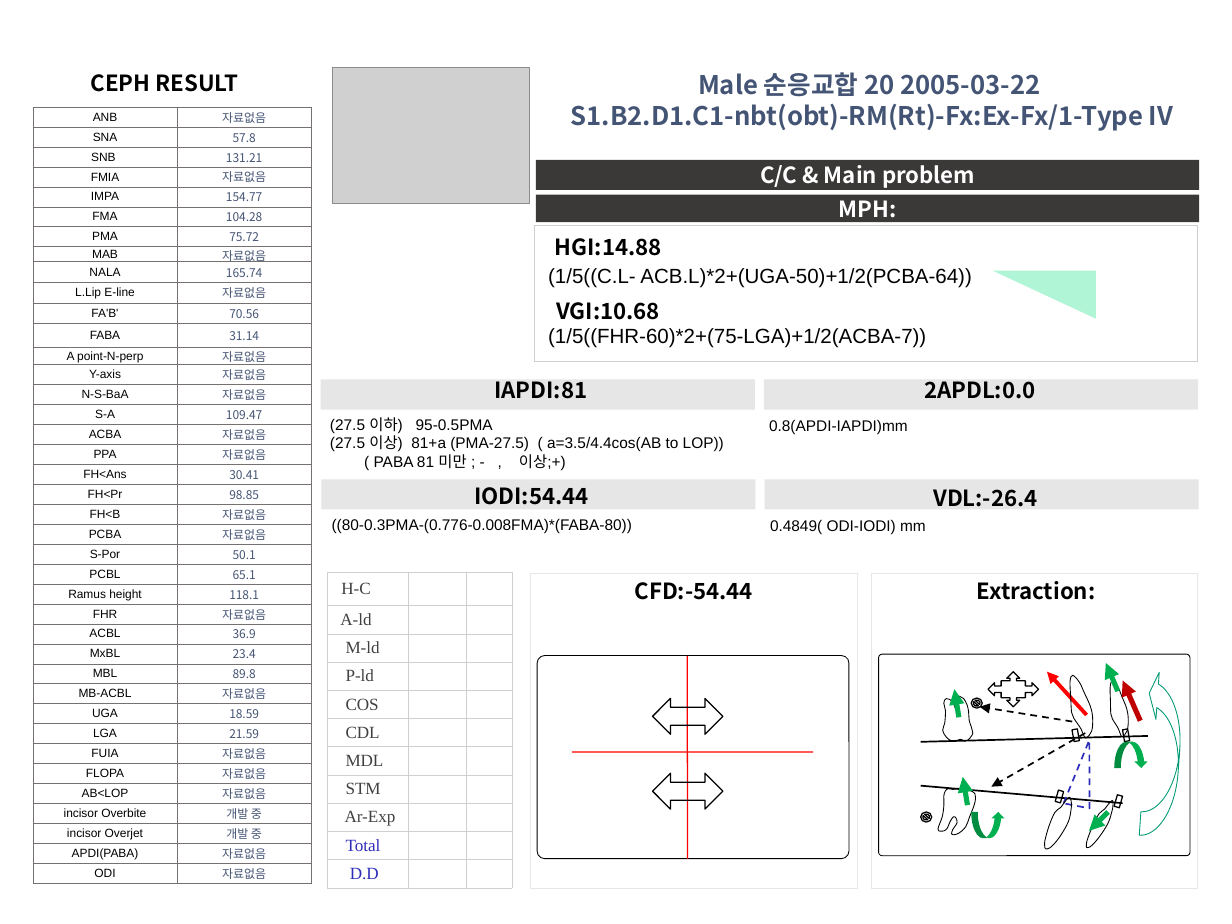
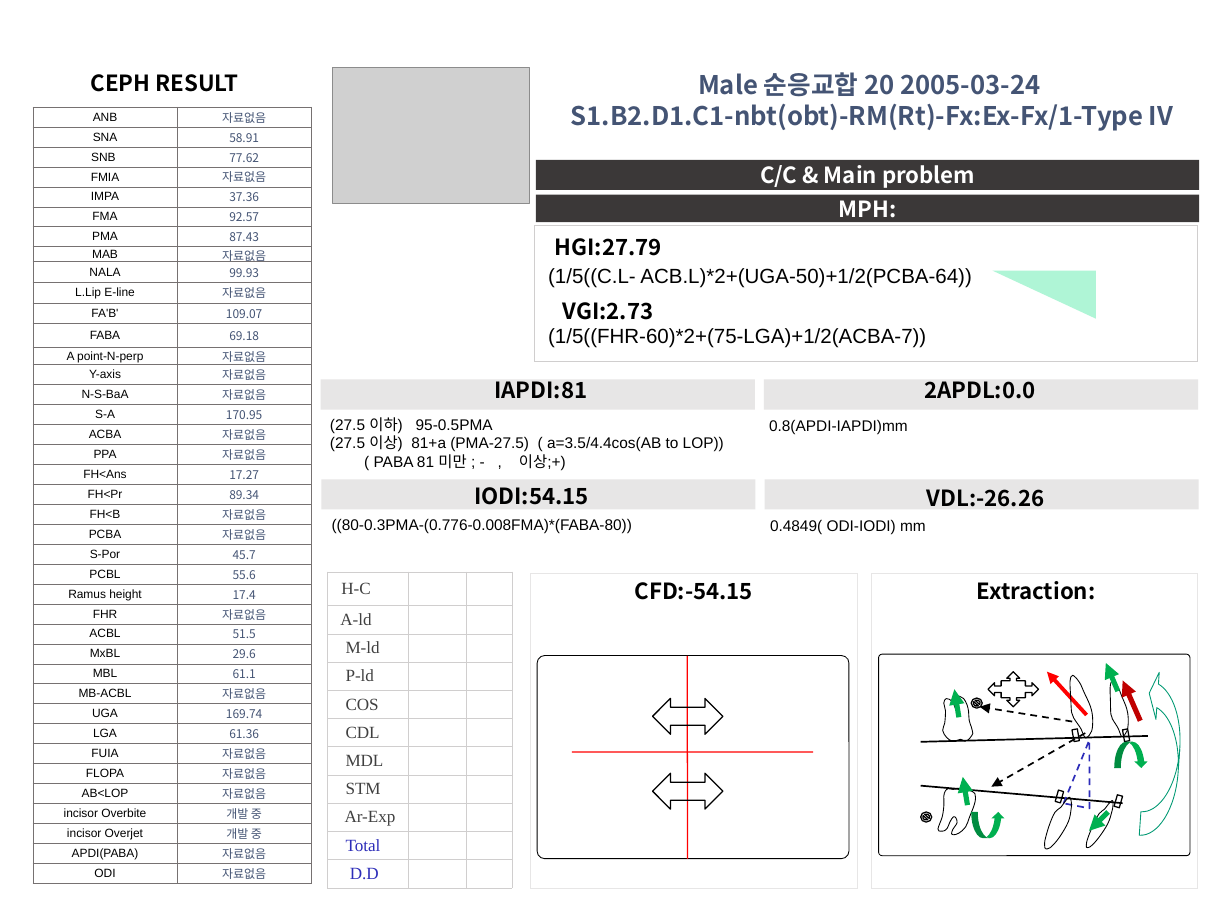
Before and after one commit to DrOksusu/koco_ppt, a slide deck: slide 1 of output_ppt.pptx. Drawn at 1232x924 pixels with LibreOffice and Linux fonts; fonts in the diff are those of the drawing; grey boxes stand for pictures. Boxes give left, top, right and bottom in pixels: in the first picture for what was removed or moved away, otherwise in the second. Text is boxed around its words. In the diff, an @@ line names an element or a change of style, - is before the commit and + after.

```diff
--- a/output_ppt.pptx
+++ b/output_ppt.pptx
@@ text at [698, 72, 1040, 97]: text changed @@
-Male 순응교합 20 2005-03-22
+Male 순응교합 20 2005-03-24
@@ table at [33, 107, 312, 885] @@
-row 2, column 2: 57.8
+row 2, column 2: 58.91
-row 3, column 2: 131.21
+row 3, column 2: 77.62
-row 5, column 2: 154.77
+row 5, column 2: 37.36
-row 6, column 2: 104.28
+row 6, column 2: 92.57
-row 7, column 2: 75.72
+row 7, column 2: 87.43
-row 9, column 2: 165.74
+row 9, column 2: 99.93
-row 11, column 2: 70.56
+row 11, column 2: 109.07
-row 12, column 2: 31.14
+row 12, column 2: 69.18
-row 16, column 2: 109.47
+row 16, column 2: 170.95
-row 19, column 2: 30.41
+row 19, column 2: 17.27
-row 20, column 2: 98.85
+row 20, column 2: 89.34
-row 23, column 2: 50.1
+row 23, column 2: 45.7
-row 24, column 2: 65.1
+row 24, column 2: 55.6
-row 25, column 2: 118.1
+row 25, column 2: 17.4
-row 27, column 2: 36.9
+row 27, column 2: 51.5
-row 28, column 2: 23.4
+row 28, column 2: 29.6
-row 29, column 2: 89.8
+row 29, column 2: 61.1
-row 31, column 2: 18.59
+row 31, column 2: 169.74
-row 32, column 2: 21.59
+row 32, column 2: 61.36
@@ text at [555, 238, 662, 256]: text changed @@
-HGI:14.88
+HGI:27.79
@@ text at [563, 302, 653, 320]: text changed @@
-VGI:10.68
+VGI:2.73
@@ text at [474, 487, 588, 505]: text changed @@
-IODI:54.44
+IODI:54.15
@@ text at [927, 489, 1045, 507]: text changed @@
-VDL:-26.4
+VDL:-26.26
@@ text at [635, 582, 753, 600]: text changed @@
-CFD:-54.44
+CFD:-54.15
```
Also in this commit, not shown: 4 other files.
